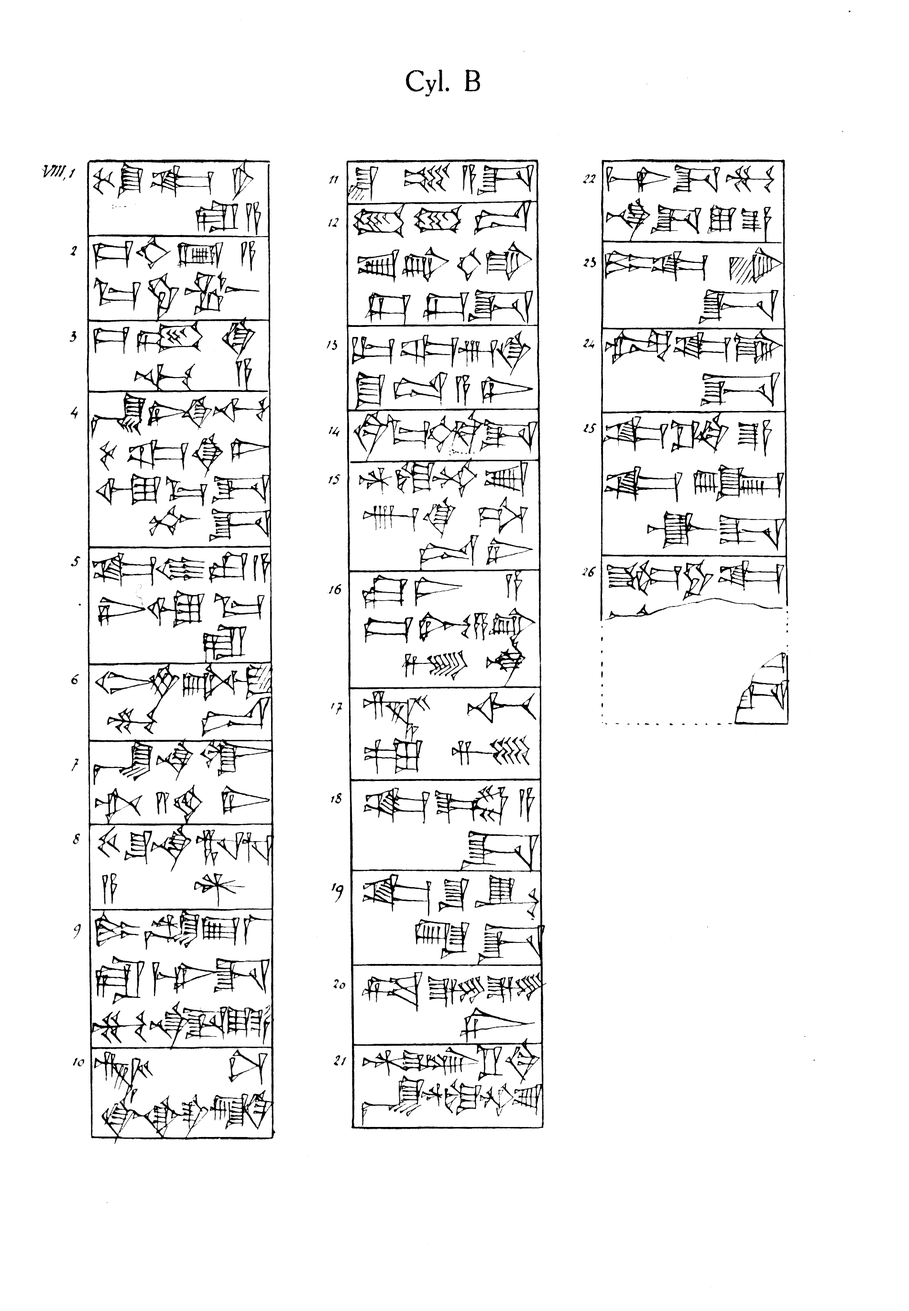
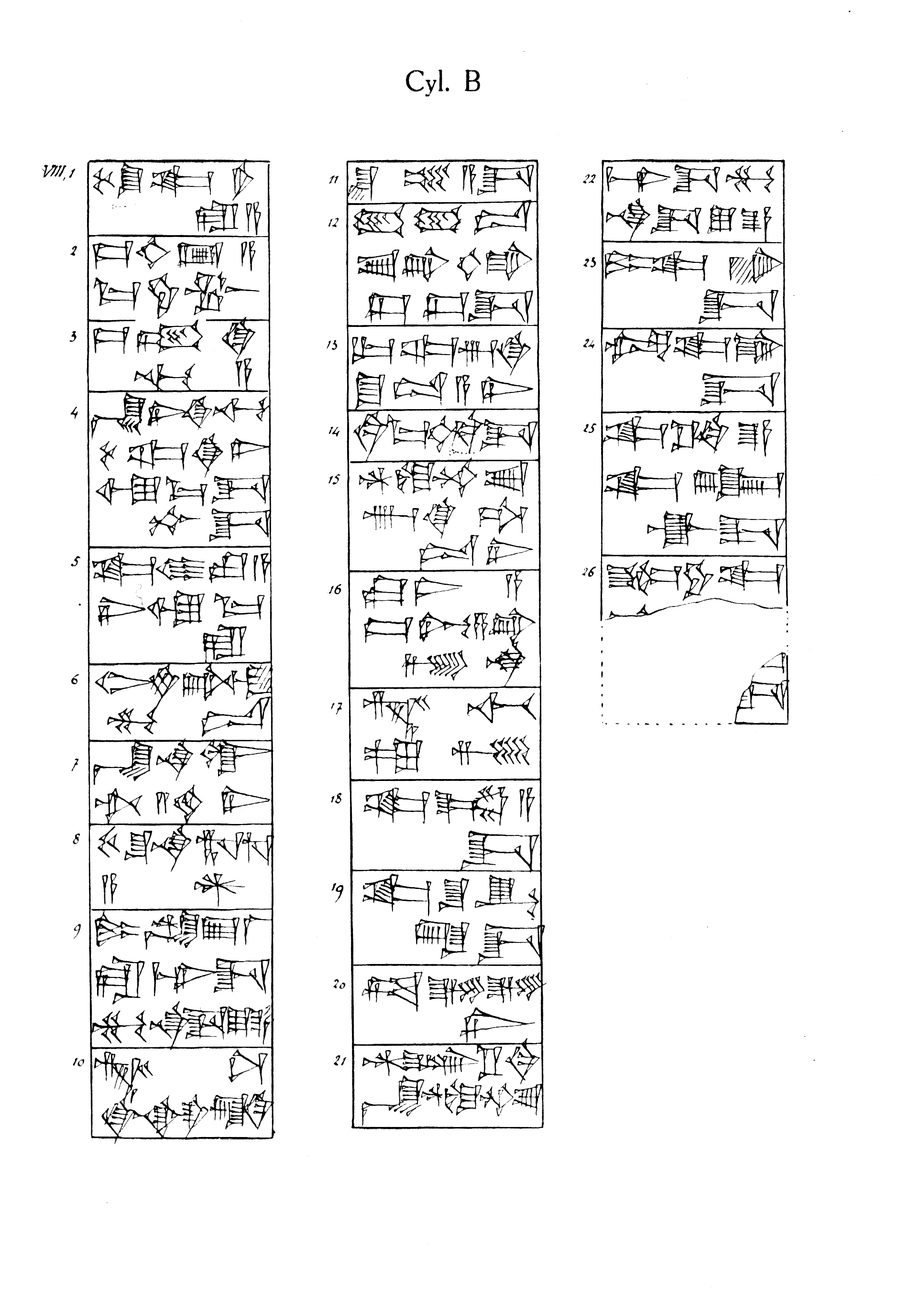
Layered file, before and after one edit (909px x 1311px). Changes by layer:
painted on "38.png" over 135, 318, 207, 323
